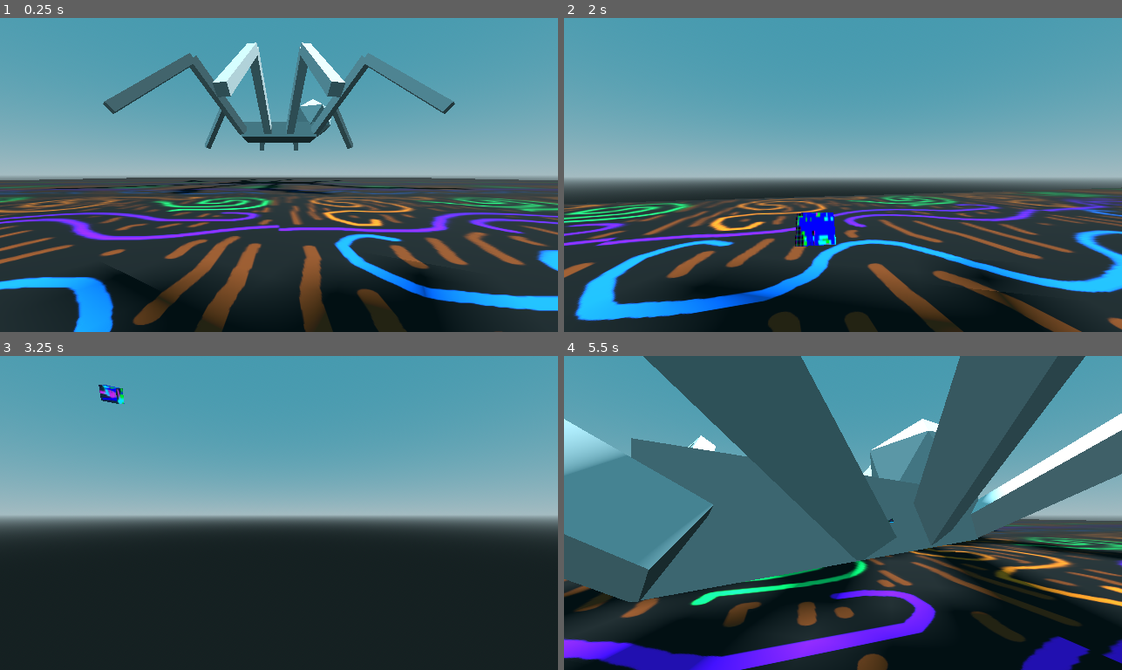
Above: before the commit, frames 1-4 (two rows, left to right).
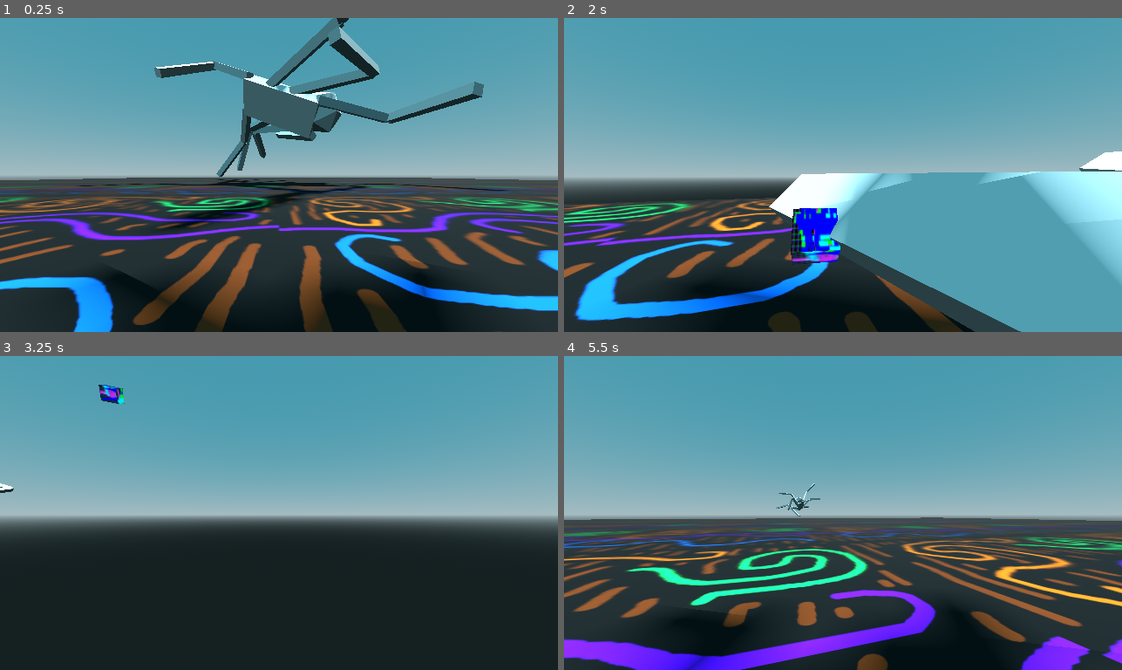
Above: after the commit, the same moments.

Repository: officialErnests/de-ai-ed
Game: Godot game, scene res://scenes/main.tscn
Two runs of this game, one before a commit and one after it. Both use one fixed random seed, a clock stepped at 60 frames per second and the inputs below.
Inputs (mouse positions are in pixels of both pictures, inside the frame that each line leads up to):
- Up to frame 1 (0.25 s): no input
- Up to frame 2 (2 s): tap Enter at 0.5 s; move the mouse to (870, 175) at 0.52 s; press the mouse at (870, 175) at 0.53 s; hold W (movement_forward) 0.53-1.25 s; release the mouse at (870, 175) at 1.25 s; drag from (731, 190) to (815, 237) at 1.27 s
- Up to frame 3 (3.25 s): move the mouse to (334, 443) at 2.02 s; hold D (movement_right) 2.03-2.75 s; hold Mouse wheel down (scroll_down) 2.03-2.75 s; drag from (251, 575) to (111, 465) at 2.77 s
- Up to frame 4 (5.5 s): move the mouse to (1010, 560) at 3.52 s; press the mouse at (1010, 560) at 3.53 s; hold A (movement_left) 3.53-4.25 s; release the mouse at (1010, 560) at 4.25 s; drag from (675, 465) to (759, 434) at 4.27 s; move the mouse to (870, 513) at 5.02 s; hold S (movement_backward) from 5.03 s (still down); hold Mouse wheel down (scroll_down) from 5.03 s (still down); click (870, 513) at 5.17 s

The runs differ from the first frame. In frame 1, 9.7% of the frame differs, in the area x 9-91%, y 0-67%; in frame 2, 25%; in frame 3, less than 0.1%; in frame 4, 57%, in the area x 0-100%, y 0-100%.

Commit message:
WORKS well somewhat :DD

Diff:
--- a/scenes/spider.tscn
+++ b/scenes/spider.tscn
@@ -774,11 +774,11 @@
 shape = SubResource("BoxShape3D_5iqwl")
 
 [node name="Physical Bone Leg_FL_l" type="PhysicalBone3D" parent="Skeleton3D/PhysicalBoneSimulator3D" groups=["Movable"]]
-transform = Transform3D(0.82776165, -0.25963816, 0.49739197, 0.5602138, 0.43169272, -0.70696676, -0.031164944, 0.86384577, 0.5027916, -0.73749995, 0.33587578, -0.4874999)
+transform = Transform3D(0.8279656, -0.26254535, 0.49552283, 0.5600519, 0.43211344, -0.7068379, -0.028545078, 0.86275595, 0.5048141, -0.73749995, 0.33587578, -0.4874999)
 joint_type = 5
-joint_offset = Transform3D(-0.7509178, 0.66039443, 0, -0.66039443, -0.7509178, 0, 0, 0, 0.99999934, 0.0010294237, -0.0014957665, 0.47499663)
+joint_offset = Transform3D(-0.7509178, 0.66039443, 0, -0.66039443, -0.7509178, 0, 0, 0, 0.99999934, 0.0017544726, -0.0025863657, 0.47498974)
 joint_rotation = Vector3(0, 0, -2.420248)
-body_offset = Transform3D(0.9999933, -0.0029636975, -0.0021764785, -0.0021672128, 0.003148973, -0.9999928, 0.0029705465, 0.9999907, 0.003142506, -2.9802322e-08, 0.47500014, 1.4901161e-08)
+body_offset = Transform3D(0.99998015, -0.005095452, -0.0037213154, -0.0036936216, 0.0054449737, -0.9999785, 0.005115632, 0.9999723, 0.0054260194, -2.9802322e-08, 0.47500014, 1.4901161e-08)
 bone_name = "Leg_FL.l"
 joint_constraints/x/linear_limit_enabled = true
 joint_constraints/x/linear_limit_upper = 0.0
@@ -1074,11 +1074,11 @@
 shape = SubResource("CapsuleShape3D_c7em6")
 
 [node name="Physical Bone Leg_MbL_l" type="PhysicalBone3D" parent="Skeleton3D/PhysicalBoneSimulator3D" groups=["Movable"]]
-transform = Transform3D(0.34303367, 0.9312632, -0.122787505, -0.6886647, 0.16043939, -0.70710695, -0.63880265, 0.3271209, 0.6963642, 0.20832402, 0.33587584, -0.580773)
+transform = Transform3D(0.34303322, 0.9312633, -0.12278772, -0.6886647, 0.16043885, -0.707107, -0.63880295, 0.32712078, 0.69636405, 0.20832402, 0.33587584, -0.580773)
 joint_type = 5
-joint_offset = Transform3D(0.9677521, 0.25190014, 0, -0.25190014, 0.9677521, 0, 0, 0, 1, 4.3958426e-08, 4.507602e-08, 0.47500002)
-joint_rotation = Vector3(0, 0, -0.2546435)
-body_offset = Transform3D(1, 2.9802322e-08, -2.9802322e-08, 0, -5.9604645e-08, -1, -7.4505806e-08, 0.99999994, 1.4901161e-08, -2.9802322e-08, 0.47500002, -5.2154064e-08)
+joint_offset = Transform3D(0.98248124, 0.18635224, 0, -0.18635224, 0.98248124, 0, 0, 0, 0.9999999, -1.2666084e-08, 1.7248095e-07, 0.47500002)
+joint_rotation = Vector3(0, 0, -0.18744837)
+body_offset = Transform3D(1, 5.2154064e-07, 8.940697e-08, 1.4901161e-07, -3.427267e-07, -1, -5.811453e-07, 0.99999994, -2.5331974e-07, -2.9802322e-08, 0.47500002, -5.2154064e-08)
 bone_name = "Leg_MbL.l"
 joint_constraints/x/linear_limit_enabled = true
 joint_constraints/x/linear_limit_upper = 0.0
@@ -1901,8 +1901,7 @@
 [node name="Physical Bone Leg_MfU_r" type="PhysicalBone3D" parent="Skeleton3D/PhysicalBoneSimulator3D" groups=["Movable"]]
 transform = Transform3D(0.12078361, -0.9850555, 0.122788556, -0.7071055, 0.001439362, 0.70710665, -0.696716, -0.17223135, -0.69636434, -0.32804242, 0.31819814, 1.2597282)
 joint_type = 5
-joint_offset = Transform3D(-4.3711346e-08, -0.999999, 0, 0.999999, -4.3711346e-08, 0, 0, 0, 1, -1.9371467e-07, 3.4645228e-07, 0.50000006)
-joint_rotation = Vector3(0, 0, 1.5707964)
+joint_offset = Transform3D(0.999999, 0, 0, 0, 0.999999, 0, 0, 0, 1, -1.9371467e-07, 3.4645228e-07, 0.50000006)
 body_offset = Transform3D(0.99999976, -1.4230609e-06, 3.874302e-07, 4.4703484e-07, -7.674098e-07, -0.9999999, 1.385808e-06, 1, -6.92904e-07, 0, 0.5, 0)
 bone_name = "Leg_MfU.r"
 joint_constraints/x/linear_limit_enabled = true
@@ -1916,8 +1915,8 @@
 joint_constraints/x/linear_restitution = 0.5
 joint_constraints/x/linear_damping = 1.0
 joint_constraints/x/angular_limit_enabled = true
-joint_constraints/x/angular_limit_upper = 45.0
-joint_constraints/x/angular_limit_lower = -45.0
+joint_constraints/x/angular_limit_upper = 0.0
+joint_constraints/x/angular_limit_lower = 0.0
 joint_constraints/x/angular_limit_softness = 0.5
 joint_constraints/x/angular_restitution = 0.0
 joint_constraints/x/angular_damping = 1.0
--- a/scripts/spiders_skeleton.gd
+++ b/scripts/spiders_skeleton.gd
@@ -3,5 +3,27 @@
 
 # Called when the node enters the scene tree for the first time.
 
+var bones
+var base_leg_arr = []
+var base_legs_left_arr = []
+var base_legs_right_arr = []
+
 func _ready() -> void:
 	physical_bones_start_simulation()
+	bones = get_children().filter(func(x): return x is PhysicalBone3D)
+
+	for i in range(bones.size()):
+		if i % 2 == 1:
+			base_leg_arr.append(bones[i])
+	for i in range(base_leg_arr.size()):
+		if i < base_leg_arr.size() / 2.0:
+			base_legs_left_arr.append(base_leg_arr[i])
+		else:
+			base_legs_right_arr.append(base_leg_arr[i])
+
+func _physics_process(delta: float) -> void:
+	# print(bones[1].transform.basis)
+	# print(bones[0].transform.basis.x)
+	for base_leg in base_leg_arr:
+		# print(base_leg.transform.basis.x)
+		base_leg.angular_velocity = base_leg.transform.basis.x * delta * -1000
